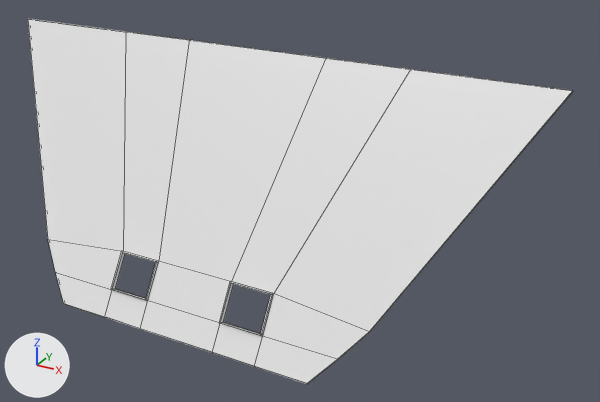
Two versions of the Blender file res/blenderModels/wall.blend, one commit apart.
Camera for both pictures: a 50 mm lens placed at (62.7, -78.3, 64.6), pointed at (10.8, 16.0, 17.5). The axes (+X, +Y, +Z) are drawn at lower left. The lights are the same throughout. Mesh edges are drawn as thin lines.
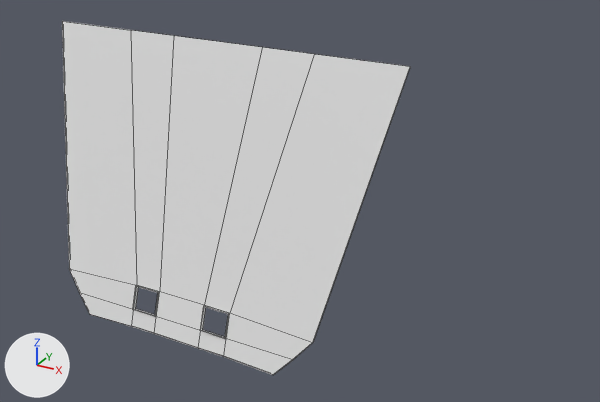
What differs and where, as boxes [x1, y1, x2, y2] in the pictures (600 x 402 px):
'Cube', reshaped, turned
    before: [28, 19, 573, 384]
    after: [62, 21, 410, 375]

Diff of the bpy script that builds the scene:
```diff
--- a/res/blenderModels/wall.blend.py
+++ b/res/blenderModels/wall.blend.py
@@ me_cube_002 @@
 # used by ob_cube; location = (0.0, 0.0, 0.0); rotation_euler = (-0.757, 0.0, 0.0), in degrees (-43, 0, 0); scale = (20.0, 1.0, 15.0)
-me_cube_002.from_pydata(...)  # 64 vertices, 53 faces; spans x -2.23..2.23, y -8.92..0.0, z 0.0..2.8
+me_cube_002.from_pydata(...)  # 64 vertices, 53 faces; spans x -1.37..1.37, y -8.53..0.06, z -0.02..2.72
+# me_cube_002 part 1: 64 of 64 vertices moved; they spanned x -2.23..2.23, y -8.92..0.0, z 0.0..2.8 and now span x -1.37..1.37, y -8.53..0.06, z -0.02..2.72; mean shift (0.0, 0.5, -0.12); largest move (0.65, -2.68, 0.64) -> (0.4, -1.65, 0.39)
@@ ob_cube @@
 ob_cube.location = (0.0, 0.0, 0.0)
-ob_cube.rotation_euler = (-0.757, 0.0, 0.0)  # degrees (-43, 0, 0)
+ob_cube.rotation_euler = (-0.518, 0.0, 0.0)  # degrees (-30, 0, 0)
 ob_cube.scale = (20.0, 1.0, 15.0)
```
